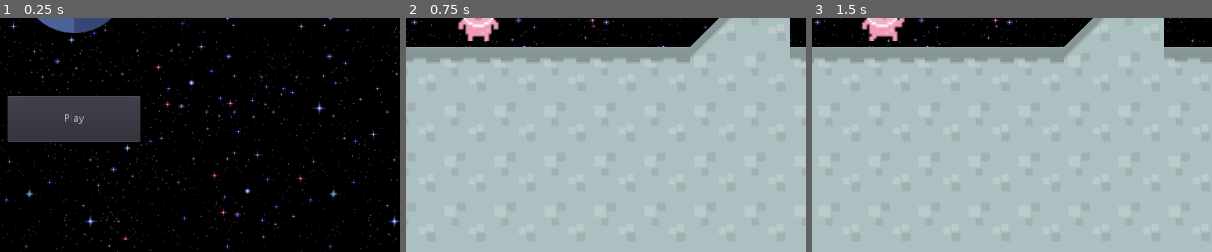
Above: before the commit, frames 1-3 (left to right).
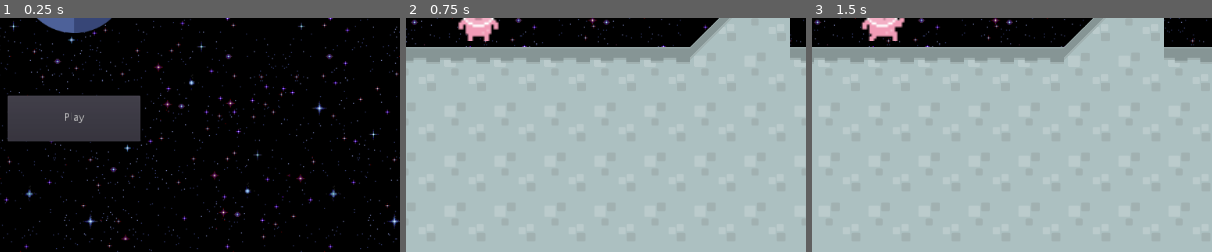
Above: after the commit, the same moments.

Repository: bsu-cs315/P2-MoonRun
Game: Godot game, scene res://src/MainMenu.tscn
The game is run twice, just before and just after one commit, with the same random seed, the same clock (stepped at 60 frames per second) and the same inputs.
Inputs:
- Up to frame 1 (0.25 s): no input
- Up to frame 2 (0.75 s): click "Play" at 0.5 s
- Up to frame 3 (1.5 s): tap Enter at 1.25 s; hold Right (ui_right) from 1.28 s (still down)
The pictures show only the part of the screen within x 41-91%, y 50-100%; the shares and areas given below are measured in that part.

The runs differ from the first frame. In frame 1, 0.3% of the frame differs, in the area x 2-35%, y 32-53%; in frame 2, nothing differs; in frame 3, nothing differs.

Commit message:
Adjusted Menu Positions

Diff:
--- a/project/src/Level.tscn
+++ b/project/src/Level.tscn
@@ -522,7 +522,6 @@
 position = Vector2( 1927.1, 447.83 )
 frames = SubResource( 22 )
 animation = "FlagBlowing"
-frame = 1
 speed_scale = 0.28
 playing = true
 
--- a/project/src/MainMenu.tscn
+++ b/project/src/MainMenu.tscn
@@ -21,9 +21,9 @@
 
 [node name="Play" type="Button" parent="."]
 margin_left = 427.0
-margin_top = 400.0
+margin_top = 399.0
 margin_right = 597.0
-margin_bottom = 459.0
+margin_bottom = 458.0
 text = "Play"
 __meta__ = {
 "_edit_use_anchors_": false
